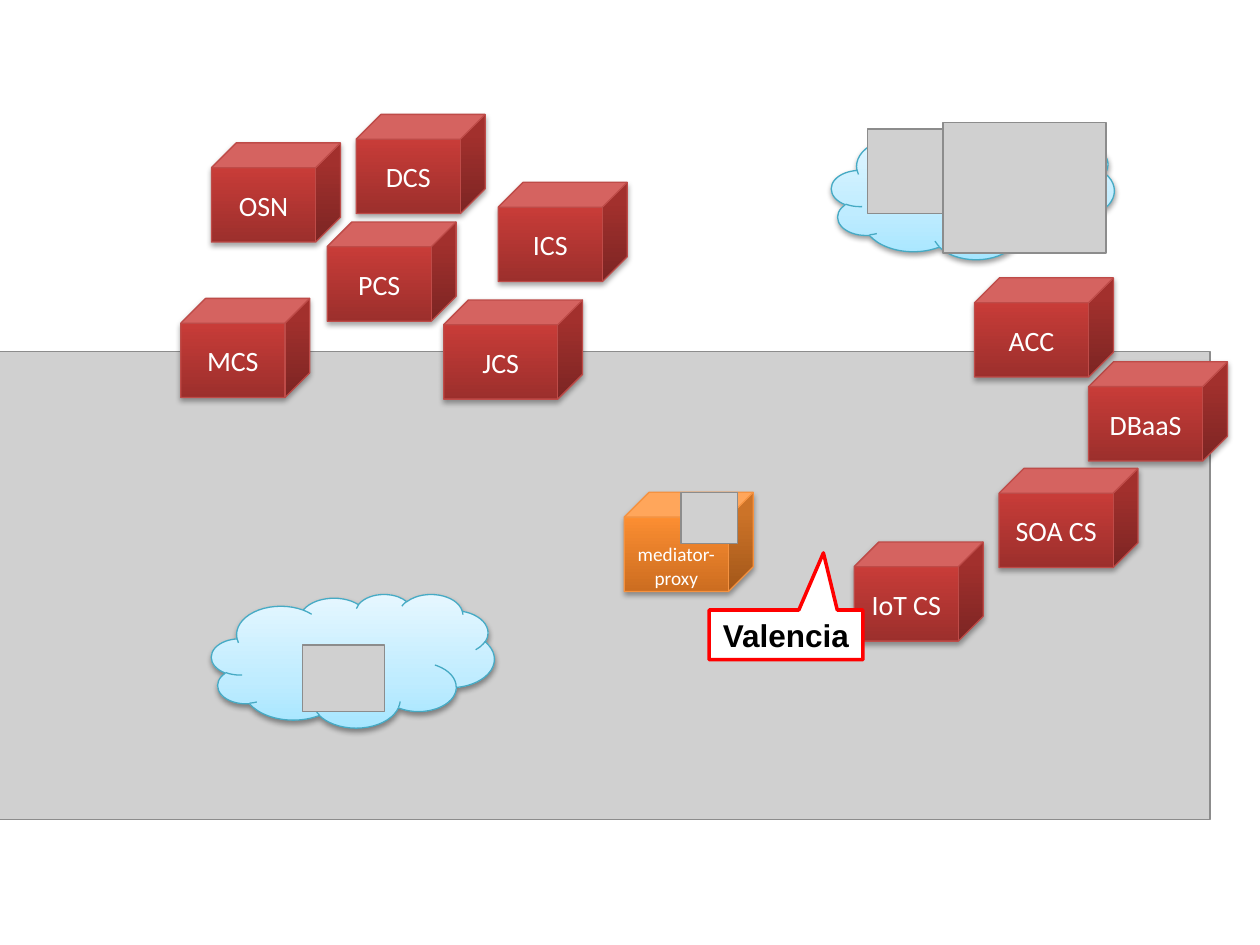
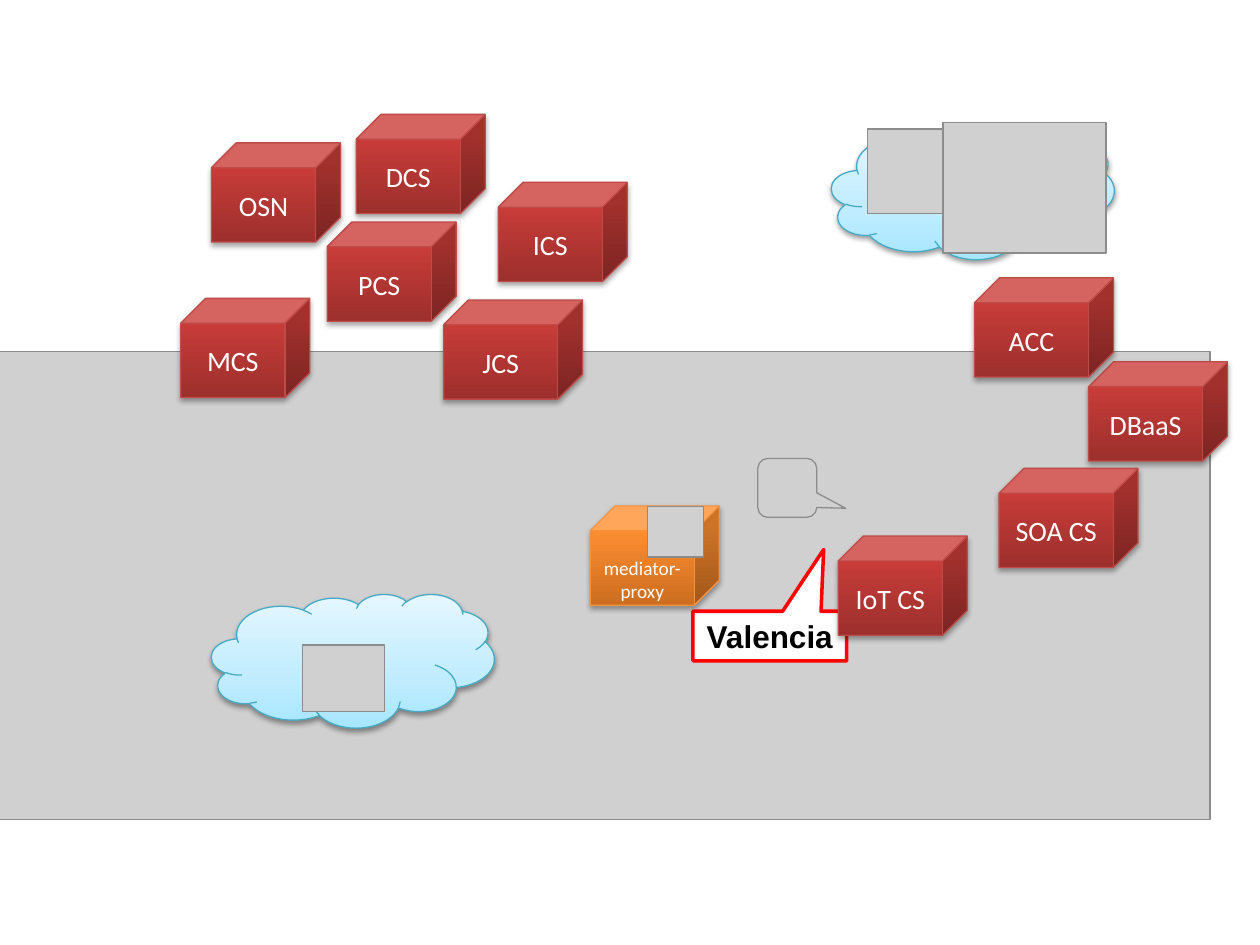
Before and after one commit to lucasjellema/aced-cloud-demo-ofmw2016-valencia, a slide deck: slide 6 of ofmw-forum2016-valencia-demo.pptx. Drawn at 1260x945 pixels with LibreOffice and Linux fonts; fonts in the diff are those of the drawing; grey boxes stand for pictures. Boxes give left, top, right and bottom in pixels: in the first picture for what was removed or moved away, otherwise in the second. Text is boxed around its words. In the diff, an @@ line names an element or a change of style, - is before the commit and + after.

Commit message:
Picture of Wilfred on geography slide

```diff
--- a/ofmw-forum2016-valencia-demo.pptx
+++ b/ofmw-forum2016-valencia-demo.pptx
@@ picture added at (759, 459, 818, 518) @@
@@ cube "mediator-proxy": place and size @@
-cube "mediator-proxy" at (624, 493, 752, 592)
+cube "mediator-proxy" at (591, 507, 719, 606)
@@ picture: place and size @@
-picture at (682, 493, 738, 543)
+picture at (648, 507, 704, 557)
@@ cube "IoT CS": place and size @@
-cube "IoT CS" at (854, 542, 983, 641)
+cube "IoT CS" at (838, 537, 966, 636)
@@ speech box "Valencia": place and size @@
-speech box "Valencia" at (709, 610, 863, 659)
+speech box "Valencia" at (693, 611, 847, 660)
@@ speech box "Valencia" at (693, 611, 847, 660): proportions changed @@
```
